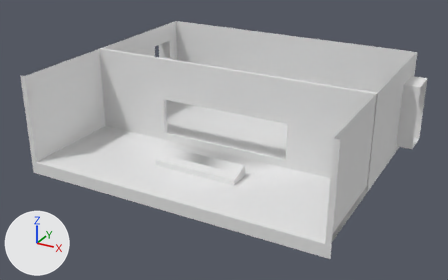
What one commit did to the FBX model Assets/Models/Room.fbx.
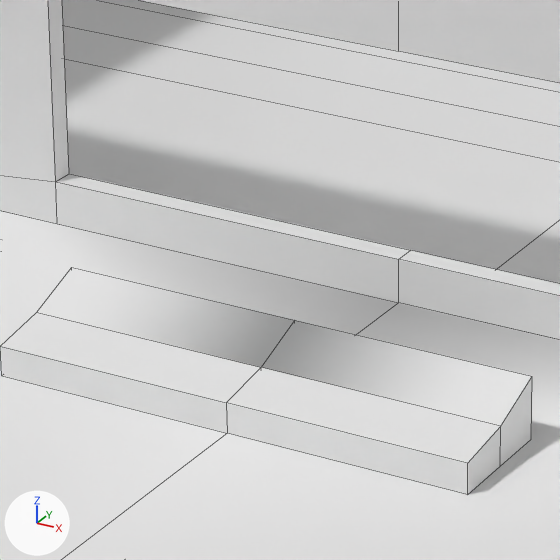
Each version is shown whole from a 50 mm lens placed at (25.83, -54.66, 25.46), pointed at (-0.19, -7.35, 1.81), then close up on the part from 35% to 56% of the width and 37% to 70% of the height. Every picture has the same lights, and +X, +Y and +Z are marked at lower left. The close-ups show mesh edges as thin lines.

The older version as bpy lines, for what is in view:
```python
me_mesh = bpy.data.meshes.new('Mesh')
me_mesh.from_pydata(...)  # 138 vertices, 117 faces; spans x -1550.0..1550.0, y -40.0..900.0, z -600.0..1800.0
ob_room = bpy.data.objects.new('Room', me_mesh)
ob_room.location = (0.0, 0.0, 0.0)
ob_room.rotation_euler = (1.571, 0.0, 0.0)  # degrees (90, 0, 0)
ob_room.scale = (0.01, 0.01, 0.01)
```
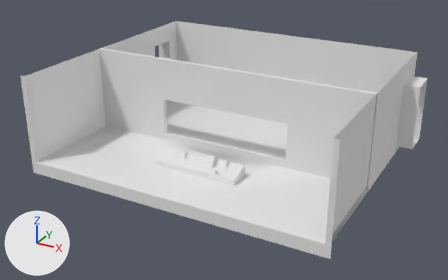
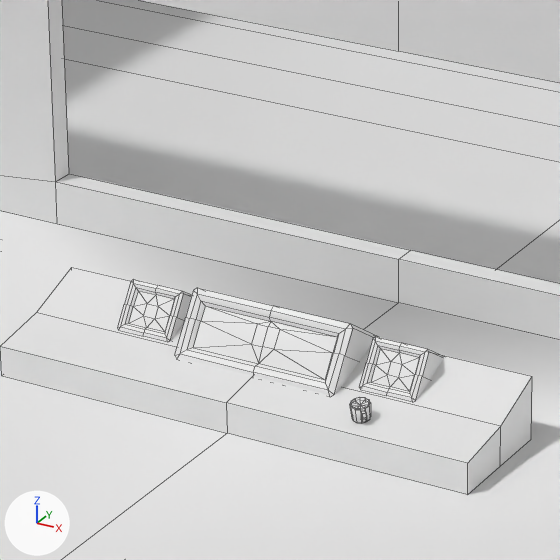
Boxes (x1, y1, x2, y2) around the edits, measured in the close-ups (560 x 560 px; the box of a moved part takes in the faces that stretch with it):
'Room', reshaped, turned, rescaled
    both: (0, 0, 560, 560)
part 1 of me_mesh, added
    after: (349, 398, 371, 423)
part 2 of me_mesh, added
    after: (175, 288, 380, 395)
part 3 of me_mesh, added
    after: (118, 279, 192, 342)
part 4 of me_mesh, added
    after: (360, 337, 444, 402)
part 5 of me_mesh, added
    after: (361, 411, 367, 422)
part 6 of me_mesh, added
    after: (0, 267, 532, 495)
part 7 of me_mesh, moved or reshaped
    both: (120, 276, 448, 356)

The edits, one by one:
me_mesh is used by ob_room; location (0.0, 0.0, 0.0); rotation (1.571, 0.0, 0.0), in degrees (90, 0, 0); scale (0.01, 0.01, 0.01).
me_mesh had 138 vertices, 117 faces and spanned x -1550.0..1550.0, y -40.0..900.0, z -600.0..1800.0.
me_mesh now has 382 vertices, 370 faces and spans x -16.0..16.0, y -18.0..6.0, z 0.0..9.0.
me_mesh part 1: a new loose piece of 62 vertices spanning x 2.0, y -13.0, z 1.0..2.0.
me_mesh part 2: a new loose piece of 54 vertices spanning x -1.0..1.0, y -12.0..-11.0, z 1.0..2.0.
me_mesh part 3: a new loose piece of 52 vertices spanning x -3.0..-2.0, y -12.0..-11.0, z 1.0..2.0.
me_mesh part 4: a new loose piece of 52 vertices spanning x 2.0..3.0, y -12.0..-11.0, z 1.0..2.0.
me_mesh part 5: a new loose piece of 24 vertices spanning x 2.0, y -13.0, z 1.0..2.0.
me_mesh part 6: a new loose piece of 18 vertices spanning x -4.0..4.0, y -13.0..-11.0, z 1.0..2.0.
Part 7, on me_mesh:
119 vertices are removed from x -1550.0..1550.0, y -40.0..900.0, z -600.0..1800.0.
100 faces are deleted.
92 vertices are added at x -16.0..16.0, y -18.0..6.0, z 0.0..9.0.
11 new vertices lie (0.0, 0.0, 6.0) away from vertices in x -14.0..14.0, y -8.0..6.0, z 1.0.
6 new vertices lie (-14.0, 0.0, 0.0) away from vertices in x 0.0..14.0, y -8.0..4.0, z 0.0..1.0.
5 new vertices lie (0.0, 0.0, 4.0) away from vertices in x -14.0..14.0, y -18.0..-8.0, z 1.0.
5 new vertices lie (0.0, 0.0, 4.0) away from vertices in x -14.0..14.0, y -18.0..-8.0, z 5.0.
100 new faces join them.
Object 'Room' (ob_room) turns from (90, 0, 0) to (0, 0, 0) degrees about x, y and z.
Object 'Room' (ob_room) is rescaled from (0.01, 0.01, 0.01) to (1.0, 1.0, 1.0).
